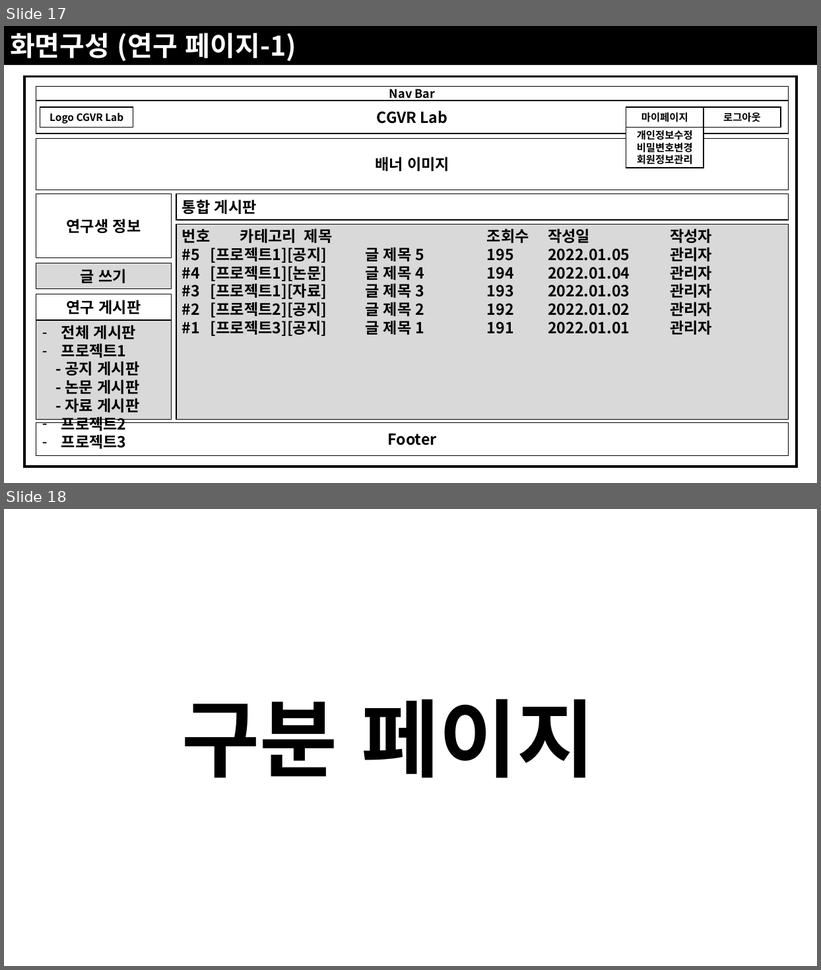
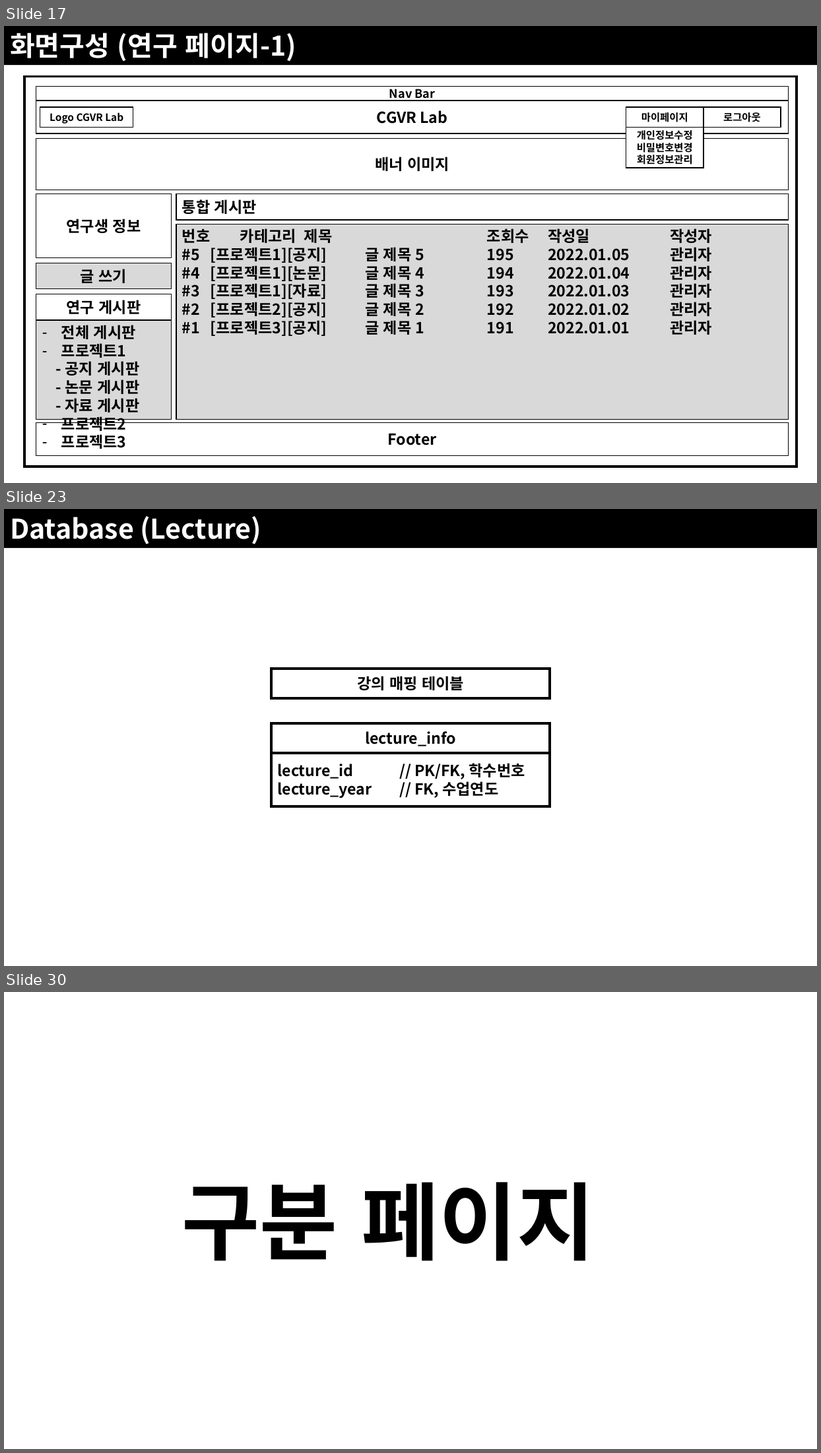
Before and after one commit to JoSihun/CGVR_Lab, a slide deck: documents/01_프로젝트_개발계획.pptx. Shown one above the other, each under a label of ours: slides 17 and 18 before the commit, slides 17, 23 and 30 after it; the slides between them are not shown. The pictures are 821x970 and 821x1453 pixels, drawn with LibreOffice and Linux fonts; fonts in the diff are those of the drawing. Boxes give left, top, right and bottom in pixels: in the first picture for what was removed or moved away, otherwise in the second. Text is boxed around its words. In the diff, an @@ line names an element or a change of style, - is before the commit and + after.

```diff
--- a/documents/01_프로젝트_개발계획.pptx
+++ b/documents/01_프로젝트_개발계획.pptx
@@ slide 23 added at <box>4,509,817,966</box>, background #FFFFFF @@
@@ rectangle added at <box>4,509,817,548</box>, fill #000000, 32 pt, text #FFFFFF, bold @@
+Database (Lecture)
@@ rectangle added at <box>272,669,550,698</box>, outline #000000 3 pt, 18 pt, text #000000, bold @@
+강의 매핑 테이블
@@ rectangle added at <box>272,723,550,754</box>, outline #000000 3 pt, 18 pt, text #000000, bold @@
+lecture_info
@@ rectangle added at <box>272,753,550,806</box>, outline #000000 3 pt, 18 pt, text #000000, bold @@
+lecture_id // PK/FK, 학수번호
+lecture_year // FK, 수업연도
@@ what was slide 18 is now slide 30 @@
```
Also in this commit, not shown: 1 slide changed, 11 other slides added, 1 other file.
